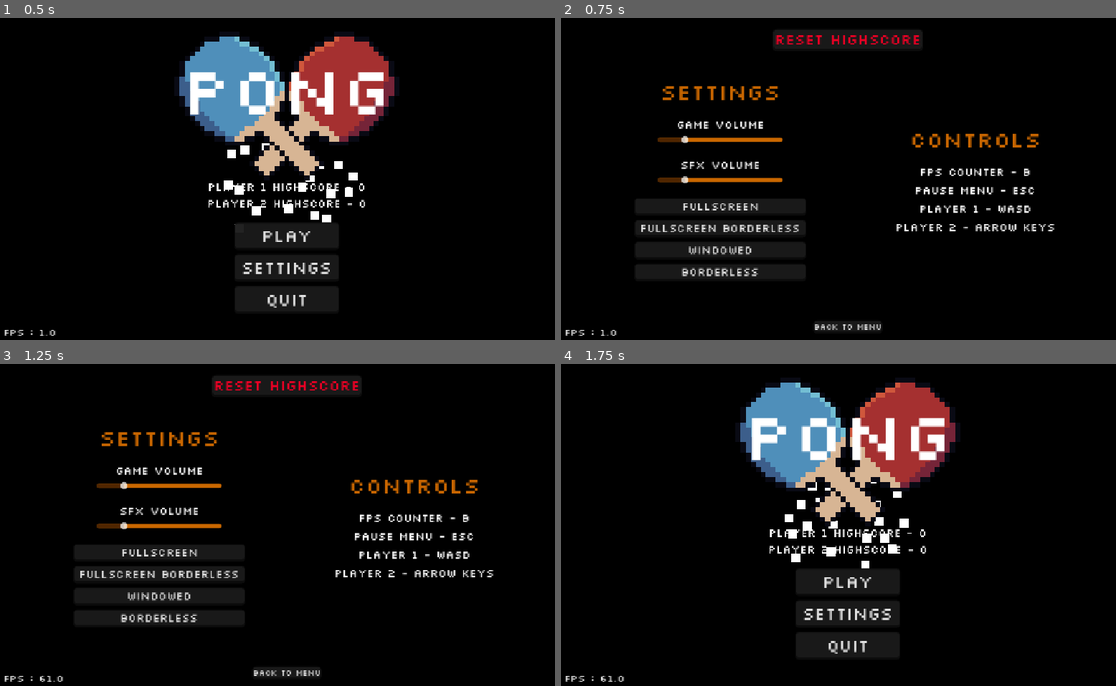
Above: before the commit, frames 1-4 (two rows, left to right).
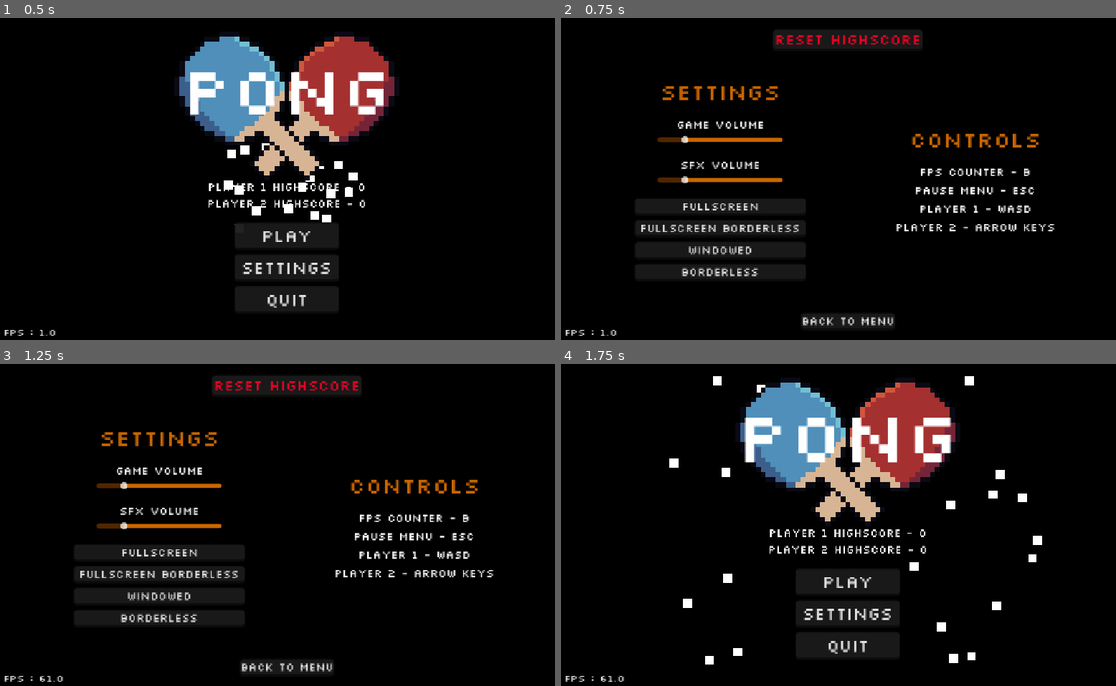
Above: after the commit, the same moments.

Repository: SlapMeLeft/Pong
Game: Godot game, scene res://Scenes/Main_Menu.tscn
Same seed, same stepped clock (60 frames per second), same inputs: the game is played once before the commit and once after it.
Inputs:
- Up to frame 1 (0.5 s): no input
- Up to frame 2 (0.75 s): click "Settings" at 0.5 s
- Up to frame 3 (1.25 s): no input
- Up to frame 4 (1.75 s): click "Back To Menu" at 1.25 s

Frame 1 is identical in both runs. In frame 2, 0.6% of the frame differs, in the area x 43-61%, y 92-98%; in frame 3, 0.6%; in frame 4, 3.0%, in the area x 19-87%, y 3-94%.

Commit message:
Added Settings to Pause menu + Code Clean-up

Diff:
--- a/Scenes/Game.tscn
+++ b/Scenes/Game.tscn
@@ -6,8 +6,8 @@
 [ext_resource type="Script" uid="uid://x65ynvhjg3c4" path="res://Scripts/ball.gd" id="2_xkndl"]
 [ext_resource type="Texture2D" uid="uid://chep4f6q87uu2" path="res://Assets/Bumper Assets/white.png" id="3_fgofq"]
 [ext_resource type="FontFile" uid="uid://bl83ig2nqptj2" path="res://Fonts/Silkscreen-Regular.ttf" id="5_t88pq"]
-[ext_resource type="PackedScene" uid="uid://c4oogm42ah64q" path="res://Scenes/pause_menu.tscn" id="6_r0x5m"]
 [ext_resource type="Script" uid="uid://kuut0fc2o4f5" path="res://Scripts/ball_speed.gd" id="8_2irst"]
+[ext_resource type="PackedScene" uid="uid://7ctoh26726s8" path="res://Scenes/settings.tscn" id="9_71axn"]
 [ext_resource type="AudioStream" uid="uid://c3vlkyhbdyvqh" path="res://Audio/hitHurt.wav" id="9_bf53h"]
 
 [sub_resource type="RectangleShape2D" id="RectangleShape2D_6ubv3"]
@@ -208,7 +208,7 @@
 }
 
 [node name="Game" type="Control" unique_id=2112402182]
-process_mode = 3
+process_mode = 1
 layout_mode = 3
 anchors_preset = 15
 anchor_right = 1.0
@@ -403,8 +403,6 @@
 [node name="wobble p2" type="AnimationPlayer" parent="Player 2 Score" unique_id=336631284]
 libraries/ = SubResource("AnimationLibrary_alh3a")
 
-[node name="Pause Menu" parent="." unique_id=974073145 instance=ExtResource("6_r0x5m")]
-
 [node name="Ball Speed" type="Label" parent="." unique_id=1922211871]
 texture_filter = 2
 layout_mode = 1
@@ -428,8 +426,12 @@
 script = ExtResource("8_2irst")
 
 [node name="AnimationPlayer" type="AnimationPlayer" parent="Ball Speed" unique_id=1560281194]
+process_mode = 1
 root_node = NodePath("../..")
 libraries/ = SubResource("AnimationLibrary_71axn")
+
+[node name="Settings" parent="." unique_id=1140067159 instance=ExtResource("9_71axn")]
+visible = false
 
 [connection signal="body_entered" from="Left Wall" to="Ball" method="_on_left_wall_body_entered"]
 [connection signal="body_entered" from="Left Wall" to="Ball Speed" method="_on_left_wall_body_entered"]
--- /dev/null
+++ b/Scenes/button_2.gd
@@ -0,0 +1,26 @@
+extends Button
+
+var tween: Tween
+@export var button_tween_scale: float = 1.15
+
+# Called when the node enters the scene tree for the first time.
+func _ready() -> void:
+	mouse_entered.connect(_on_mouse_entered)
+	mouse_exited.connect(_on_mouse_exited)
+
+func _on_mouse_entered() -> void:
+	reset_tween()
+	pivot_offset = size / 2
+	tween.set_ease(Tween.EASE_OUT).set_trans(Tween.TRANS_ELASTIC)
+	tween.tween_property(self, "scale",Vector2(button_tween_scale, button_tween_scale), 0.4)
+
+func _on_mouse_exited() -> void:
+	reset_tween()
+	pivot_offset = size / 2
+	tween.set_ease(Tween.EASE_OUT).set_trans(Tween.TRANS_ELASTIC)
+	tween.tween_property(self, "scale",Vector2.ONE, 0.4)
+
+func reset_tween() -> void:
+	if tween:
+		tween.kill()
+	tween = create_tween()
--- a/Scenes/settings.tscn
+++ b/Scenes/settings.tscn
@@ -12,10 +12,10 @@
 [ext_resource type="Script" uid="uid://e3c1ixsc0gk1" path="res://Scripts/Tweens/settings_menu_button_tween.gd" id="8_1c72s"]
 [ext_resource type="Script" uid="uid://cfg3mc3gjd26q" path="res://Scripts/Tweens/settings_reset_save_button_tween.gd" id="9_vmqi3"]
 [ext_resource type="Script" uid="uid://5kv1n5up2nih" path="res://Scripts/Tweens/settings_confirm_button_tween.gd" id="10_g8dc3"]
+[ext_resource type="Script" uid="uid://dspau2a02m6ij" path="res://Scripts/Tweens/settings_main_menu_button_tween.gd" id="11_ieo4m"]
 
 [node name="Settings" type="CanvasLayer" unique_id=1140067159]
 process_mode = 3
-visible = false
 script = ExtResource("1_i44u3")
 
 [node name="SFX Audio test" type="AudioStreamPlayer2D" parent="." unique_id=651202992]
@@ -152,18 +152,33 @@
 anchor_top = 1.0
 anchor_right = 0.5
 anchor_bottom = 1.0
-offset_left = -20.0
-offset_top = -40.0
-offset_right = 20.0
+offset_left = -70.0
+offset_top = -47.0
+offset_right = 70.0
+offset_bottom = -19.0
 grow_horizontal = 2
 grow_vertical = 0
+pivot_offset = Vector2(70, 14)
 
 [node name="Button" type="Button" parent="Menu Button" unique_id=995600661]
-layout_mode = 2
-theme = ExtResource("4_l7vst")
-theme_override_fonts/font = ExtResource("2_aaqfp")
+unique_name_in_owner = true
+visible = false
+layout_mode = 2
+theme = ExtResource("4_l7vst")
+theme_override_fonts/font = ExtResource("2_aaqfp")
+theme_override_font_sizes/font_size = 22
+text = "Back To Game"
+script = ExtResource("8_1c72s")
+
+[node name="Button2" type="Button" parent="Menu Button" unique_id=806359308]
+unique_name_in_owner = true
+visible = false
+layout_mode = 2
+theme = ExtResource("4_l7vst")
+theme_override_fonts/font = ExtResource("2_aaqfp")
+theme_override_font_sizes/font_size = 22
 text = "Back To Menu"
-script = ExtResource("8_1c72s")
+script = ExtResource("11_ieo4m")
 
 [node name="Save Reset" type="VBoxContainer" parent="." unique_id=281377663]
 anchors_preset = 5
@@ -271,5 +286,6 @@
 [connection signal="pressed" from="Settings/windowed" to="." method="_on_windowed_pressed"]
 [connection signal="pressed" from="Settings/borderless" to="." method="_on_boderless_pressed"]
 [connection signal="pressed" from="Menu Button/Button" to="." method="_on_button_pressed"]
+[connection signal="pressed" from="Menu Button/Button2" to="." method="_on_button_2_pressed"]
 [connection signal="pressed" from="Save Reset/Reset Save" to="." method="_on_reset_save_pressed"]
 [connection signal="pressed" from="Save Reset/Confirm" to="." method="_on_confirm_pressed"]
--- /dev/null
+++ b/Scripts/Tweens/settings_main_menu_button_tween.gd
@@ -0,0 +1,26 @@
+extends Button
+
+var tween: Tween
+@export var button_tween_scale: float = 1.15
+
+# Called when the node enters the scene tree for the first time.
+func _ready() -> void:
+	mouse_entered.connect(_on_mouse_entered)
+	mouse_exited.connect(_on_mouse_exited)
+
+func _on_mouse_entered() -> void:
+	reset_tween()
+	pivot_offset = size / 2
+	tween.set_ease(Tween.EASE_OUT).set_trans(Tween.TRANS_ELASTIC)
+	tween.tween_property(self, "scale",Vector2(button_tween_scale, button_tween_scale), 0.4)
+
+func _on_mouse_exited() -> void:
+	reset_tween()
+	pivot_offset = size / 2
+	tween.set_ease(Tween.EASE_OUT).set_trans(Tween.TRANS_ELASTIC)
+	tween.tween_property(self, "scale",Vector2.ONE, 0.4)
+
+func reset_tween() -> void:
+	if tween:
+		tween.kill()
+	tween = create_tween()
--- a/Scripts/ball.gd
+++ b/Scripts/ball.gd
@@ -2,17 +2,18 @@
 
 @onready var p_1_score_anim: AnimationPlayer = $"../Player 1 Score/P1 score anim"
 @onready var p_2_score_anim: AnimationPlayer = $"../Player 2 Score/P2 score anim"
-
-@onready var audio_stream_player_2d: AudioStreamPlayer2D = $AudioStreamPlayer2D
 @onready var wobble_p_1: AnimationPlayer = $"../Player 1 Score/wobble p1"
 @onready var wobble_p_2: AnimationPlayer = $"../Player 2 Score/wobble p2"
 
-@onready var ball: CharacterBody2D = $"."
 @onready var player_1_score: Label = $"../Player 1 Score"
 @onready var player_2_score: Label = $"../Player 2 Score"
-@onready var pause_menu: CanvasLayer = $"../Pause Menu"
 @onready var ball_speed: Label = $"../Ball Speed"
 
+@onready var audio_stream_player_2d: AudioStreamPlayer2D = $AudioStreamPlayer2D
+
+@onready var ball: CharacterBody2D = $"."
+
+@onready var pause_menu: CanvasLayer = $"../Pause Menu"
 
 @export var snap_back_speed: float = 8.0
 @export var bounce_variation: float = 50
@@ -34,7 +35,7 @@
 
 
 func _process(delta: float) -> void:
-	if pause_menu.visible:
+	if PauseManager.visible:
 		set_physics_process(false)
 		wobble_p_1.pause()
 		wobble_p_2.pause()
--- a/Scripts/game.gd
+++ b/Scripts/game.gd
@@ -1,11 +1,10 @@
 extends Control
 
-@onready var pause_menu: CanvasLayer = $"Pause Menu"
 @onready var animation_player: AnimationPlayer = $"Ball Speed/AnimationPlayer"
 
 
 func _ready() -> void:
-	pause_menu.hide()
+	PauseManager.hide()
 	animation_player.play("Idle_rotate")
 
 
@@ -13,9 +12,10 @@
 	if Input.is_action_just_pressed("quit"):
 		if get_tree().paused:
 			get_tree().paused = false
-			pause_menu.hide()
-			animation_player.play()
+			PauseManager.hide()
+			SettingsManager.hide()
+			animation_player.play("Idle_rotate")
 		else:
 			get_tree().paused = true
-			pause_menu.show()
+			PauseManager.show()
 			animation_player.pause()
--- a/Scripts/global.gd
+++ b/Scripts/global.gd
@@ -1,6 +1,7 @@
 extends Node
 
 @onready var fps_label: Label = $"FPS/FPS Label"
+
 
 
 func _ready() -> void:
@@ -22,7 +23,6 @@
 
 
 func _process(delta: float) -> void:
-
 	##If visible is true, it becomes false.
 	##If visible is false, it becomes true.
 	if Input.is_action_just_pressed("FPS"):
--- a/Scripts/main_menu.gd
+++ b/Scripts/main_menu.gd
@@ -8,10 +8,9 @@
 @onready var p2_high_score: Label = $HighScore2
 
 
-
-
-
 func _ready() -> void:
+	SettingsManager.hide()
+	PauseManager.hide()
 	animation_player.play("Title_anim")
 
 	p1_high_score.text = "Player 1 HighScore - " + str(SaveManager.p1_high_score)
@@ -24,8 +23,9 @@
 
 
 func _on_settings_button_pressed() -> void:
-	get_tree().change_scene_to_file("res://Scenes/settings.tscn")
-	Settings.show()
+	SettingsManager.show()
+	SettingsManager.get_node("%Button2").show()
+
 
 func _on_quit_button_pressed() -> void:
 	get_tree().quit()
--- a/Scripts/pause_menu.gd
+++ b/Scripts/pause_menu.gd
@@ -1,16 +1,13 @@
 extends CanvasLayer
 
-
 @onready var pause_menu: CanvasLayer = $"."
-@onready var animation_player: AnimationPlayer = $"../Ball Speed/AnimationPlayer"
 
 
 func _on_resume_pressed() -> void:
 	unpaused()
 	pause_menu.hide()
-	set_physics_process(true)
-	animation_player.play()
-
+	get_tree().paused = false
+	SettingsManager.get_node("%Button").hide()
 
 func _on_restart_pressed() -> void:
 	unpaused()
@@ -19,7 +16,9 @@
 
 
 func _on_settings_pressed() -> void:
-	pass
+	pause_menu.hide()
+	SettingsManager.show()
+	SettingsManager.get_node("%Button").show()
 
 
 func _on_main_menu_pressed() -> void:
@@ -34,4 +33,6 @@
 
 
 func unpaused() -> void:
+	print("GAME WAS UNPAUSED BY:")
+	print_stack()
 	get_tree().paused = false
--- a/Scripts/settings.gd
+++ b/Scripts/settings.gd
@@ -2,21 +2,18 @@
 
 signal fps
 
+@onready var settings: CanvasLayer = $"."
+
 @onready var confirm: Button = $"Save Reset/Confirm"
 @onready var reset_save: Button = $"Save Reset/Reset Save"
-
-@onready var settings: CanvasLayer = $"."
-
 @onready var music_volume: HSlider = $"Settings/Music Volume"
 @onready var sfx_volume: HSlider = $"Settings/Sfx Volume"
+
 @onready var sfx_audio_test: AudioStreamPlayer2D = $"SFX Audio test"
 
 var sfx_bus_index: int
 var music_bus_index: int
 
-func _on_button_pressed() -> void:
-	get_tree().change_scene_to_file("res://Scenes/Main_Menu.tscn")
-	Settings.hide()
 
 func _ready() -> void:
 	sfx_bus_index = AudioServer.get_bus_index("SFX")
@@ -28,6 +25,9 @@
 	music_volume.value_changed.connect(_on_music_volume_changed)
 
 	hide()
+
+	print("Settings node: ", get_path())
+	print("Pause Menu: ", get_node_or_null("../Pause Menu"))
 
 
 func _process(float) -> void:
@@ -75,3 +75,15 @@
 func _on_fullscreen_borderless_pressed() -> void:
 	DisplayServer.window_set_mode(DisplayServer.WINDOW_MODE_FULLSCREEN)
 	get_window().borderless = true
+
+
+func _on_button_pressed() -> void:
+	hide()
+	SettingsManager.get_node("%Button").hide()
+	PauseManager.show()
+	get_tree().paused = true
+
+func _on_button_2_pressed() -> void:
+	hide()
+	PauseManager.hide()
+	SettingsManager.get_node("%Button2").hide()
--- a/project.godot
+++ b/project.godot
@@ -22,8 +22,9 @@
 [autoload]
 
 Global="*uid://n1tys8fjeh5m"
-Settings="*uid://7ctoh26726s8"
 SaveManager="*uid://cbm1te2hxx64x"
+SettingsManager="*uid://7ctoh26726s8"
+PauseManager="*uid://c4oogm42ah64q"
 
 [display]
 
Not shown, added: Scenes/button_2.gd.uid
Not shown, added: Scripts/Tweens/settings_main_menu_button_tween.gd.uid
Not shown, added: Scenes/Game.tscn4811080382.tmp
